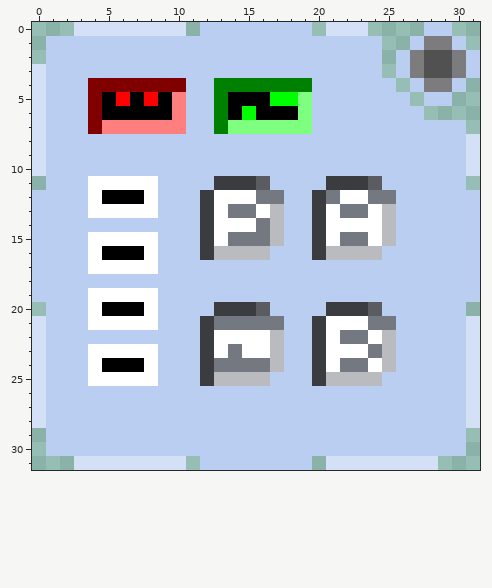
Pixel-art sprite -- Icons/Sound Design.png. That is the earlier state.
The file is 32x32 pixels. Colours within 5 levels of each other are drawn and written as one.
After the commit:
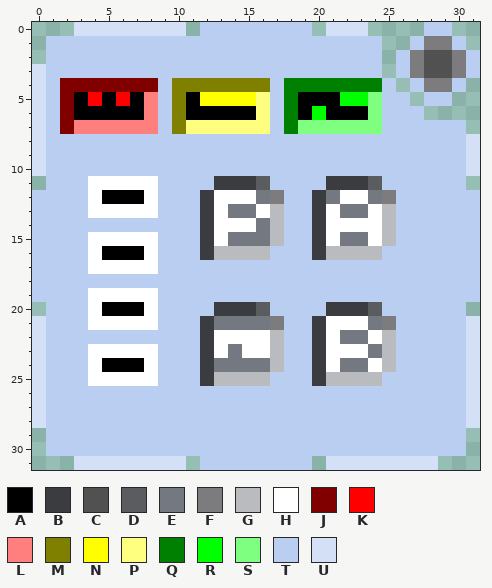
Palette (. is transparent): A #000000  B #3a3c40  C #515151  D #5a5c60  E #747881  F #7c7c7e  G #b9bbbf  H #ffffff  J #800000  K #ff0000  L #ff7f7f  M #808000  N #ffff00  P #ffff7f  Q #008000  R #00ff00  S #7fff7f  T #b9cef0  U #d3e0f5
What changed:
@@ x 0..31 @@
  3 UTTTTTTTTTTTTTTTTTTTTTTTT.TFCCFT
- 4 UTTTJJJJJJJTTQQQQQQQTTTTTT.TFFT.
- 5 UTTTJAKAKALTTQAAARRSTTTTTTT.TT..
- 6 UTTTJAAAAALTTQARAAASTTTTTTTT....
- 7 UTTTJLLLLLLTTQSSSSSSTTTTTTTTTTT.
+ 4 UTJJJJJJJTMMMMMMMTQQQQQQQT.TFFT.
+ 5 UTJAKAKALTMANNNNPTQAAARRSTT.TT..
+ 6 UTJAAAAALTMAAAAAPTQARAAASTTT....
+ 7 UTJLLLLLLTMPPPPPPTQSSSSSSTTTTTT.
  8 UTTTTTTTTTTTTTTTTTTTTTTTTTTTTTTU
@@ x 15..27 @@
 11 BDTTTTBBBDTTT
-12 HEETTBEHHEETT
+12 HEFTTBEHHEFTT
 13 EHGTTBHEEHGTT
@@ x 15..27 @@
 20 BDTTTTBBBDTTT
-21 EEETTBHHHEETT
+21 EEFTTBHHHEFTT
 22 HHGTTBHEEHGTT
Pixel boxes of the changes (left, top, right, bottom) in both pictures:
changed: (60, 78, 382, 134)
changed: (270, 190, 284, 204)
changed: (382, 190, 396, 204)
changed: (270, 316, 284, 330)
changed: (382, 316, 396, 330)
